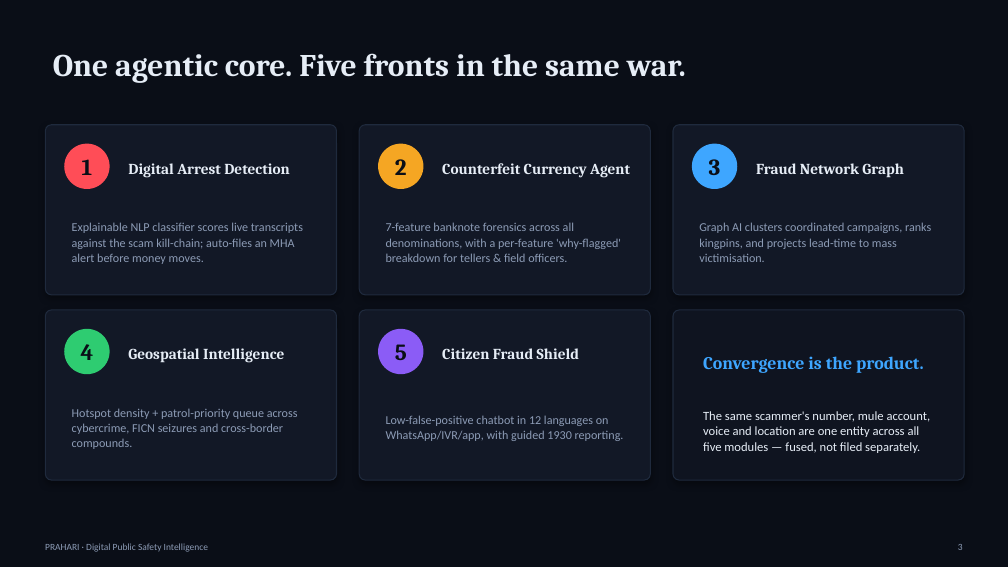
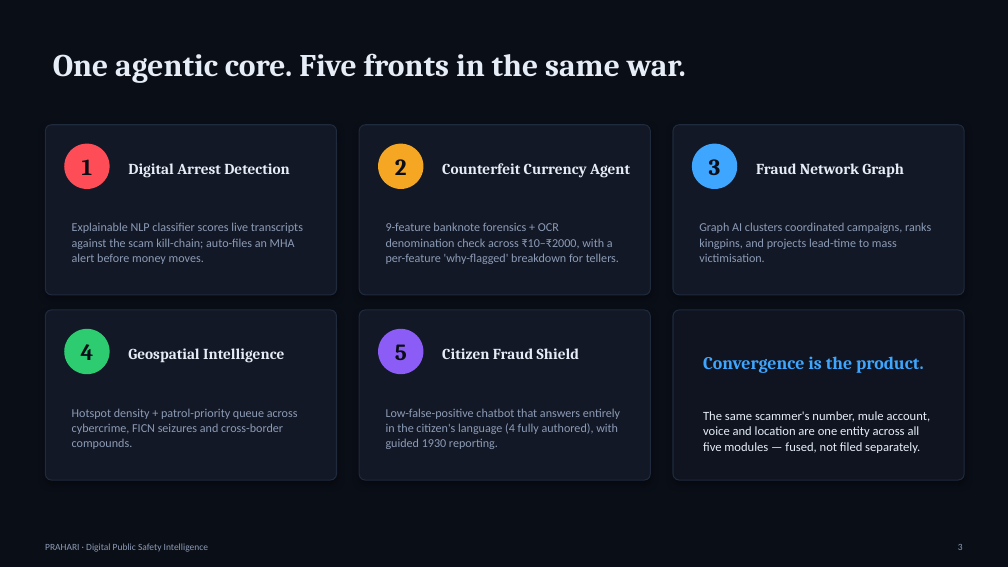
Before and after one commit to Ravianshu19/AI-for-Digital-Public-Safety, a slide deck: slide 3 of docs/Prahari_Pitch_Deck.pptx. Drawn at 1008x567 pixels with LibreOffice and Linux fonts; fonts in the diff are those of the drawing. Boxes give left, top, right and bottom in pixels: in the first picture for what was removed or moved away, otherwise in the second. Text is boxed around its words. In the diff, an @@ line names an element or a change of style, - is before the commit and + after.

```diff
--- a/docs/Prahari_Pitch_Deck.pptx
+++ b/docs/Prahari_Pitch_Deck.pptx
@@ text at bbox=[386, 222, 619, 264]: text changed @@
-7-feature banknote forensics across all denominations, with a per-feature 'why-flagged' breakdown for tellers & field officers.
+9-feature banknote forensics + OCR denomination check across ₹10–₹2000, with a per-feature 'why-flagged' breakdown for tellers.
@@ text at bbox=[386, 408, 620, 449]: text changed @@
-Low-false-positive chatbot in 12 languages on WhatsApp/IVR/app, with guided 1930 reporting.
+Low-false-positive chatbot that answers entirely in the citizen's language (4 fully authored), with guided 1930 reporting.
```
Also in this commit, not shown: 4 other slides changed, 4 slides added, 1 other file.
